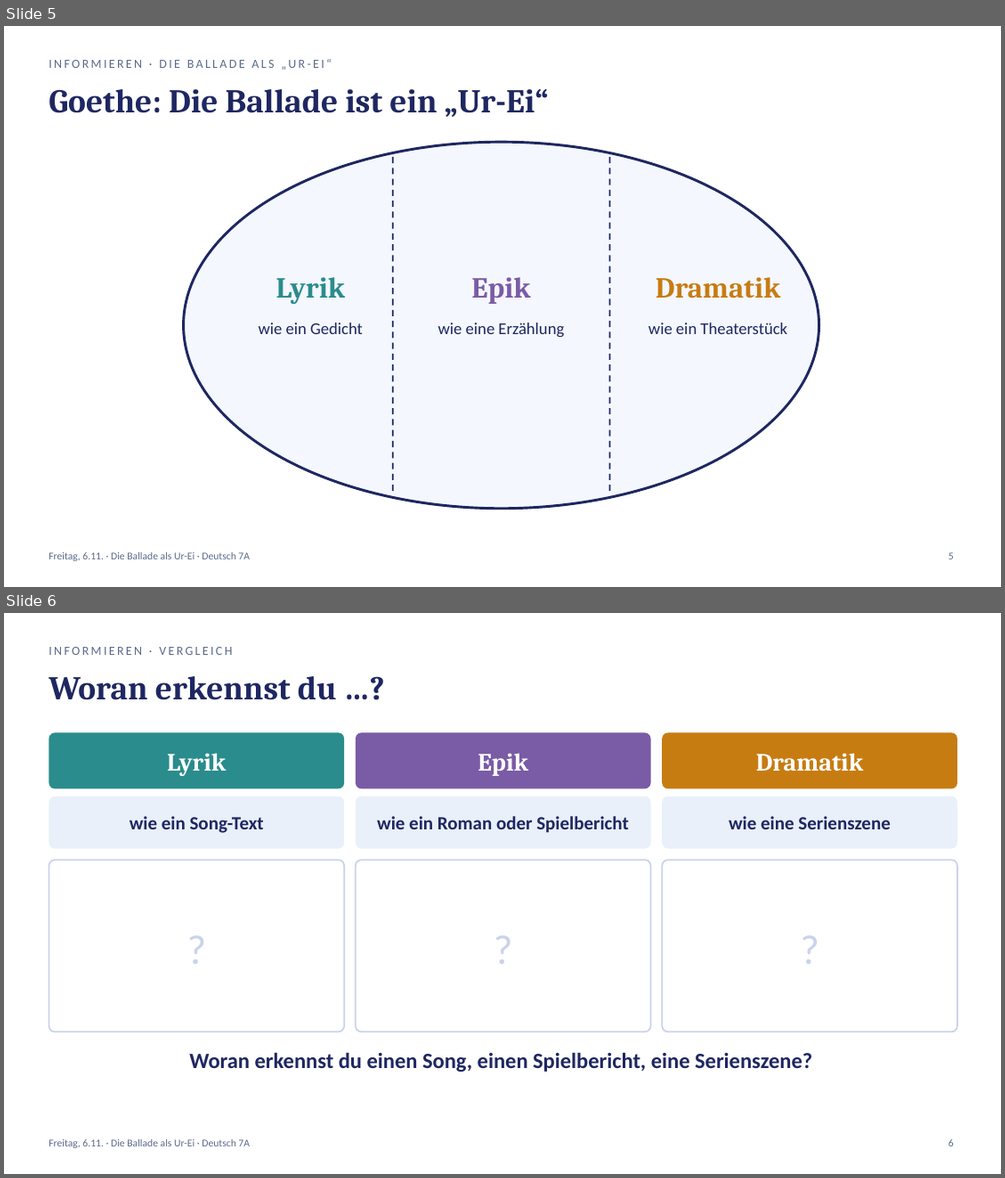
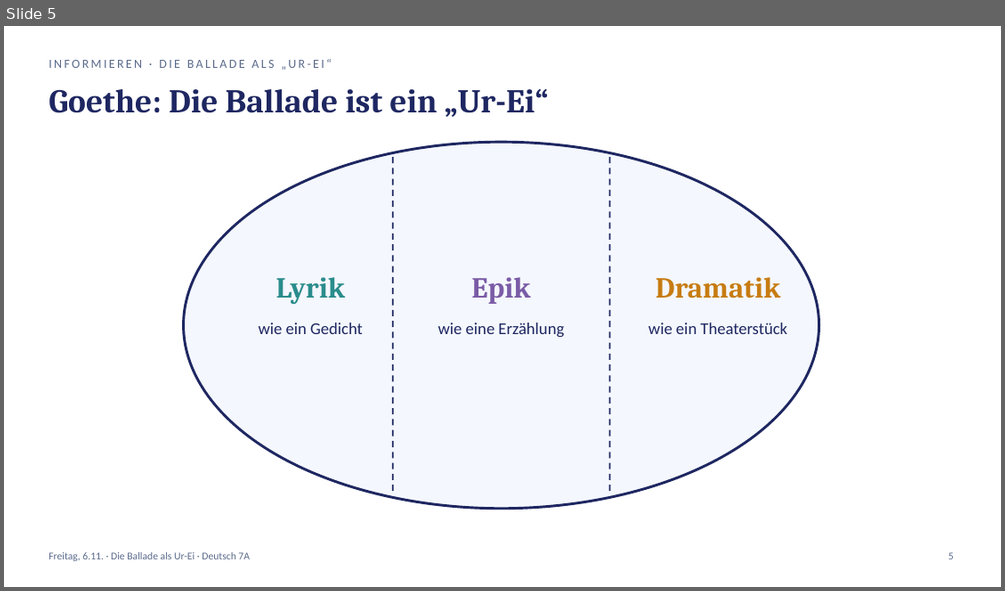
Before and after one commit to golzkonstantin-gif/Schule, a slide deck: Deutsch_7A/Balladen/Woche2/Freitag_06-11_Deutsch_7A.pptx. Shown one above the other, each under a label of ours: slides 5 and 6 before the commit, slide 5 after it. The pictures are 1005x1178 and 1005x591 pixels, drawn with LibreOffice and Linux fonts; fonts in the diff are those of the drawing. Boxes give left, top, right and bottom in pixels: in the first picture for what was removed or moved away, otherwise in the second. Text is boxed around its words. In the diff, an @@ line names an element or a change of style, - is before the commit and + after.

```diff
--- a/Deutsch_7A/Balladen/Woche2/Freitag_06-11_Deutsch_7A.pptx
+++ b/Deutsch_7A/Balladen/Woche2/Freitag_06-11_Deutsch_7A.pptx
@@ slide 6 removed at (x1=4, y1=613, x2=1001, y2=1174), background #FFFFFF @@
@@ text removed at (x1=48, y1=647, x2=232, y2=655) @@
-INFORMIEREN · VERGLEICH
@@ text removed at (x1=48, y1=676, x2=337, y2=700) @@
-Woran erkennst du …?
@@ rounded rectangle removed at (x1=48, y1=732, x2=344, y2=788) @@
@@ rounded rectangle removed at (x1=356, y1=732, x2=651, y2=788) @@
@@ rounded rectangle removed at (x1=662, y1=732, x2=957, y2=788) @@
@@ text removed at (x1=167, y1=753, x2=226, y2=776) @@
-Lyrik
@@ text removed at (x1=477, y1=753, x2=528, y2=776) @@
-Epik
@@ text removed at (x1=756, y1=753, x2=863, y2=771) @@
-Dramatik
@@ rounded rectangle removed at (x1=48, y1=796, x2=344, y2=849) @@
@@ rounded rectangle removed at (x1=356, y1=796, x2=651, y2=849) @@
@@ rounded rectangle removed at (x1=662, y1=796, x2=957, y2=849) @@
@@ text removed at (x1=129, y1=816, x2=264, y2=833) @@
-wie ein Song-Text
@@ text removed at (x1=377, y1=816, x2=629, y2=833) @@
-wie ein Roman oder Spielbericht
@@ text removed at (x1=728, y1=816, x2=890, y2=829) @@
-wie eine Serienszene
@@ rounded rectangle removed at (x1=48, y1=860, x2=344, y2=1032) @@
@@ text removed at (x1=64, y1=871, x2=329, y2=1024) @@
-?
@@ rounded rectangle removed at (x1=356, y1=860, x2=651, y2=1032) @@
@@ text removed at (x1=371, y1=871, x2=636, y2=1024) @@
-?
@@ rounded rectangle removed at (x1=662, y1=860, x2=957, y2=1032) @@
@@ text removed at (x1=677, y1=871, x2=942, y2=1024) @@
-?
@@ text removed at (x1=189, y1=1052, x2=812, y2=1071) @@
-Woran erkennst du einen Song, einen Spielbericht, eine Serienszene?
@@ text removed at (x1=48, y1=1139, x2=250, y2=1148) @@
-Freitag, 6.11. · Die Ballade als Ur-Ei · Deutsch 7A
@@ text removed at (x1=948, y1=1139, x2=954, y2=1146) @@
-6
```
Also in this commit, not shown: 6 slides changed, 3 slides added, 1 other slide removed, 19 other files.
